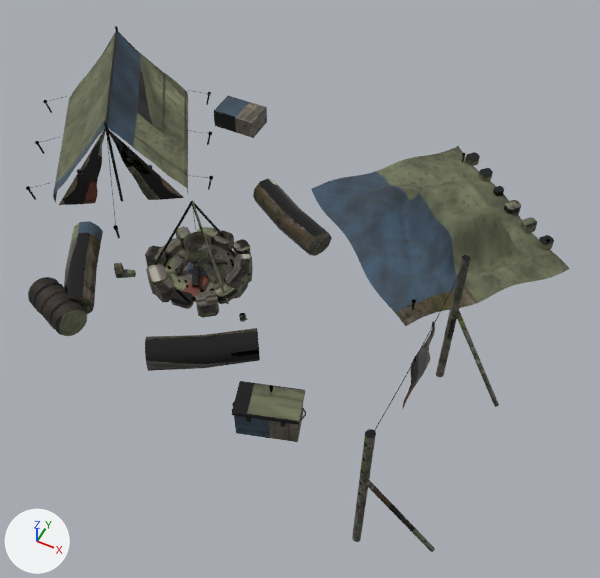
Renders of the glTF model public/world/camp.glb from each side of a commit.
Rendered twice from a 50 mm lens placed at (4.81, -6.52, 8.57), pointed at (1.41, 0.28, 0.06). Every picture has the same lights, and +X, +Y and +Z are marked at lower left. The older version comes first. Vertices at exactly the same position are counted once.

The first picture shows 'camp'.
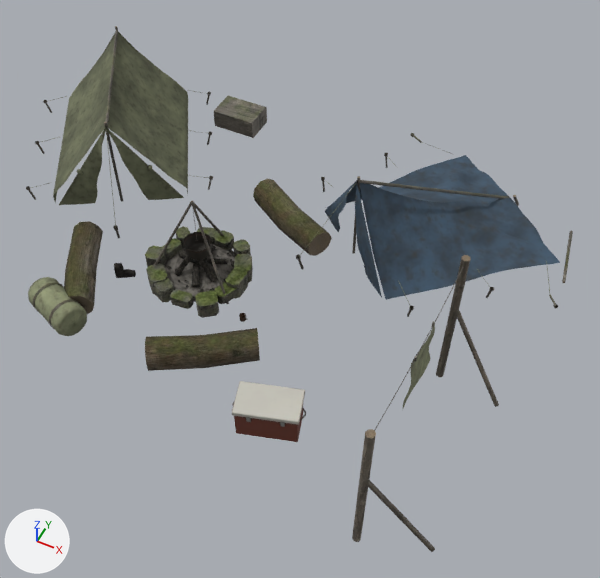
Edits to the scene script, one JSON object a line:
```json
{"block": "me_camp", "where": "# used by ob_camp; location = (0.0, 0.0, 0.0)"}
{"op": "remove", "block": "me_camp", "code": "me_camp.from_pydata(...)  # 6191 vertices, 11236 faces; spans x -4.28..4.62, y -2.65..4.27, z -0.1..2.05"}
{"op": "add", "block": "me_camp", "code": "me_camp.from_pydata(...)  # 5939 vertices, 10626 faces; spans x -4.28..4.66, y -2.65..4.21, z -0.1..2.05"}
{"block": "me_camp", "change": "me_camp part 1: the loose piece of 13 vertices spanning x -1.87..-1.82, y 0.71..0.75, z 0.0..1.46 is copied, and the copy is turned -71.6 degrees about the z axis through its middle and scaled by 0.966, then moved by (3.61, 0.57, -0.03); it spans x 1.74..1.78, y 1.28..1.33, z 0.0..1.41"}
{"block": "me_camp", "change": "me_camp part 2: the loose piece of 20 vertices spanning x -3.17..-1.83, y 0.72..2.88, z 1.37..1.41 is copied, and the copy is multiplied about its middle by the matrix ((-0.397, -1.029, 0.325), (1.051, -0.289, 0.367), (-0.247, 0.424, 1.04)), then moved by (5.1, 0.5, -0.66); it spans x 1.75..3.46, y 1.29..3.31, z 0.1..1.36"}
{"block": "me_camp", "change": "me_camp part 3: the loose piece of 14 vertices spanning x 3.6..4.42, y -0.33..-0.07, z -0.01..1.21 is copied, and the copy is multiplied about its middle by the matrix ((-0.244, -0.69, 0.093), (0.368, -0.211, -0.604), (0.592, -0.154, 0.414)), then moved by (0.51, 2.77, -0.57); it spans x 4.43..4.63, y 2.04..3.1, z 0.01..0.06"}
{"block": "me_camp", "change": "me_camp part 4: the loose piece of 24 vertices spanning x 2.47..2.53, y 3.86..3.91, z 0.0..0.2 is multiplied about its middle by the matrix ((1.199, 0.018, -0.226), (0.018, 1.205, 0.191), (0.226, -0.191, 1.184)), then moved by (-1.7, -1.57, 0.02)"}
{"block": "me_camp", "change": "me_camp part 5: the loose piece of 24 vertices spanning x 4.18..4.24, y 2.55..2.61, z 0.0..0.2 is multiplied about its middle by the matrix ((1.199, 0.018, -0.226), (0.018, 1.205, 0.191), (0.226, -0.191, 1.184)), then moved by (-2.77, 0.7, 0.02)"}
{"block": "me_camp", "change": "me_camp part 6: the loose piece of 24 vertices spanning x 2.89..2.95, y 0.63..0.69, z 0.0..0.2 is multiplied about its middle by the matrix ((0.378, 0.308, -1.03), (0.634, 0.818, 0.477), (0.869, -0.732, 0.1)), then moved by (-1.3, 3.47, -0.07)"}
{"block": "me_camp", "change": "me_camp part 7: the loose piece of 24 vertices spanning x -1.45..-1.36, y -0.04..0.07, z 0.0..0.29 is copied, and the copy is turned -71.6 degrees about the z axis through its middle, then moved by (2.62, 0.64, 0.0); it spans x 1.17..1.26, y 0.61..0.71, z 0.0..0.29"}
{"block": "me_camp", "change": "me_camp part 8: the loose piece of 1681 vertices spanning x 0.62..4.62, y 0.35..4.27, z 0.01..0.71 is rebuilt with 1023 vertices and now spans x 1.0..4.47, y 0.66..4.1, z 0.01..1.36"}
{"block": "me_camp", "change": "me_camp part 9: a new loose piece of 153 vertices spanning x 1.02..2.47, y 0.67..1.89, z 0.01..1.36, in mat_camp_baked"}
{"block": "me_camp", "change": "me_camp part 10: 7 loose pieces with 164 vertices, spanning x 2.5..4.28, y 2.54..4.08, z 0.0..0.14, are deleted"}
{"block": "me_camp", "change": "me_camp part 11: 7376 kept faces spanning x -4.28..4.42, y -2.65..3.64, z -0.1..2.05 get new texture (UV) coordinates"}
{"block": "me_camp", "change": "other edits to the shape of me_camp do not show in these pictures"}
```

Pixel boxes [x1, y1, x2, y2] of what changed, in the pictures (600 x 578 px; the box of a moved part takes in the faces that stretch with it):
```json
{"object": "camp", "change": "reshaped", "before": [26, 26, 570, 552], "after": [26, 26, 573, 552]}
{"part": 1, "of": "me_camp", "change": "added", "after": [352, 176, 360, 254]}
{"part": 2, "of": "me_camp", "change": "added", "after": [359, 180, 509, 199]}
{"part": 3, "of": "me_camp", "change": "added", "after": [562, 230, 573, 283]}
{"part": 4, "of": "me_camp", "change": "moved or reshaped", "before": [462, 153, 466, 163], "after": [321, 177, 325, 192]}
{"part": 5, "of": "me_camp", "change": "moved or reshaped", "before": [546, 239, 550, 244], "after": [384, 153, 388, 168]}
{"part": 6, "of": "me_camp", "change": "moved or reshaped", "before": [412, 299, 416, 310], "after": [411, 133, 422, 143]}
{"part": 7, "of": "me_camp", "change": "added", "after": [296, 254, 304, 270]}
{"part": 8, "of": "me_camp", "change": "rebuilt", "before": [311, 146, 570, 327], "after": [326, 155, 560, 300], "on screen": "10% narrower, 20% shorter"}
{"part": 9, "of": "me_camp", "change": "added", "after": [325, 181, 382, 298], "on screen": "blue"}
{"part": 10, "of": "me_camp", "change": "deleted", "before": [465, 152, 554, 250]}
{"part": 11, "of": "me_camp", "change": "surface changed", "before": [26, 26, 499, 552], "after": [26, 26, 499, 552]}
```
